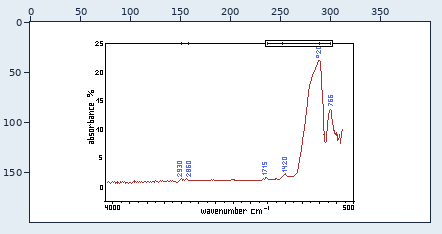
Edited in one commit: pixel-art file (frontend/public/assets/images/ui/IR-Spectra/C23_lowPress.aseprite). The first picture is a wide view before the edit; the outline marks the close-up.
Close-up. The starting point:
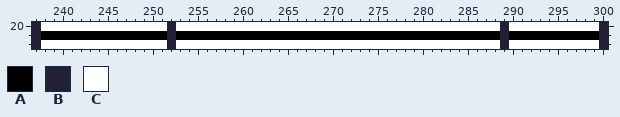
400x200 pixels, 1 frame. Shown: x 237..300, y 20..22. The commit also changed other parts of the picture, which this record leaves out.
Palette (. is transparent): A #000000  B #222034  C #ffffff
Pixels before, first column x 237:
20 BCCCCCCCCCCCCCCBCCCCCCCCCCCCCCCCCCCCCCCCCCCCCCCCCCCCBCCCCCCCCCCB
21 BAAAAAAAAAAAAAABAAAAAAAAAAAAAAAAAAAAAAAAAAAAAAAAAAAABAAAAAAAAAAB
22 BCCCCCCCCCCCCCCBCCCCCCCCCCCCCCCCCCCCCCCCCCCCCCCCCCCCBCCCCCCCCCCB
Once edited:
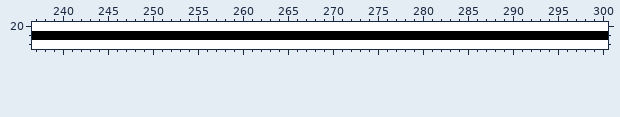
Changes in this commit:
The edit turns colour B into colour A in row 21 at x 237, 252, 289 and 300.
The edit turns colour B into colour C in row 20 at x 237, 252, 289 and 300; in row 22 at x 237, 252, 289 and 300.
Changed places in both close-ups, as pixel boxes (x1, y1, x2, y2):
changed: (32, 22, 41, 49)
changed: (167, 22, 176, 49)
changed: (500, 22, 509, 49)
changed: (599, 22, 608, 49)
